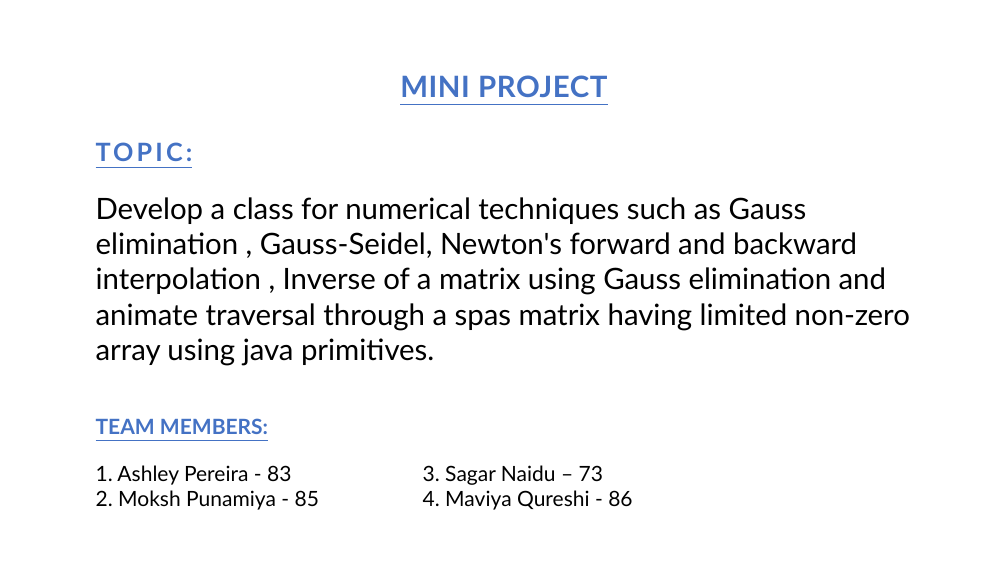
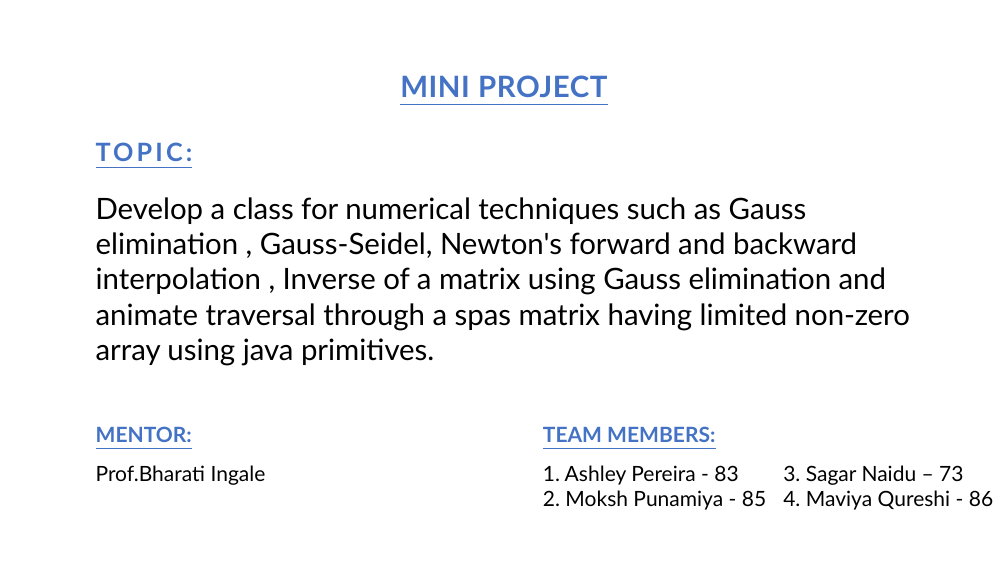
Before and after one commit to MaviyaQureshi/MPR, a slide deck: slide 1 of Presentation.pptx. Drawn at 1008x567 pixels with LibreOffice and Linux fonts; fonts in the diff are those of the drawing. Boxes give left, top, right and bottom in pixels: in the first picture for what was removed or moved away, otherwise in the second. Text is boxed around its words. In the diff, an @@ line names an element or a change of style, - is before the commit and + after.

```diff
--- a/Presentation.pptx
+++ b/Presentation.pptx
@@ text "TEAM MEMBERS:": place and size @@
-text "TEAM MEMBERS:" at bbox=[96, 418, 268, 434]
+text "TEAM MEMBERS:" at bbox=[543, 426, 715, 442]
@@ text added at bbox=[96, 426, 192, 442], 20 pt, text #4472C4, bold, underline @@
+MENTOR:
@@ text added at bbox=[96, 465, 266, 485], 20 pt, text #000000 @@
+Prof.Bharati Ingale
@@ text "1. Ashley Pereira - 83": place and size @@
-text "1. Ashley Pereira - 83" at bbox=[96, 465, 319, 510]
+text "1. Ashley Pereira - 83" at bbox=[543, 465, 766, 510]
@@ text "3. Sagar Naidu – 73": place and size @@
-text "3. Sagar Naidu – 73" at bbox=[423, 465, 632, 510]
+text "3. Sagar Naidu – 73" at bbox=[783, 465, 993, 510]
```
Also in this commit, not shown: 1 other file.
